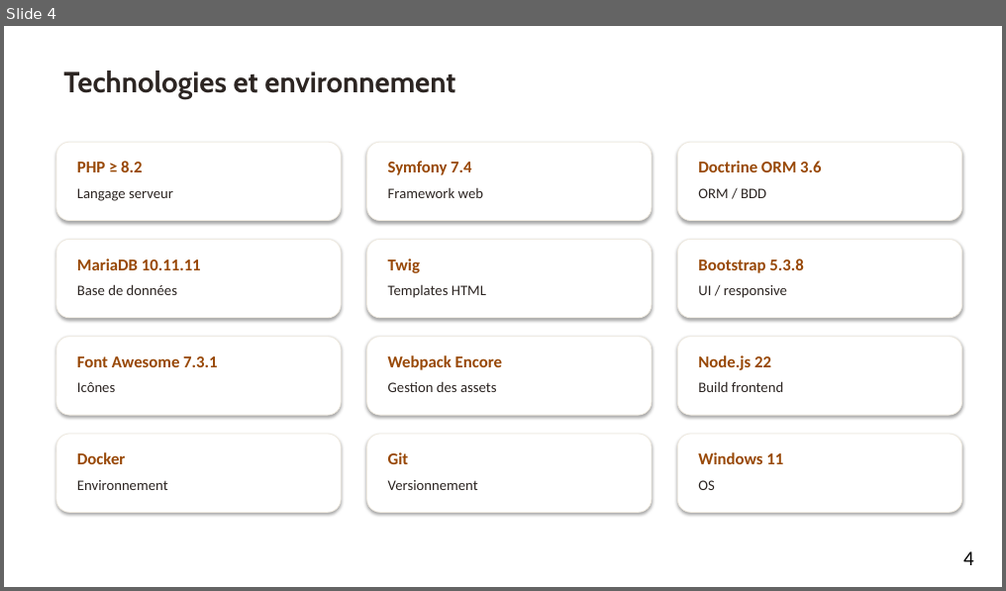
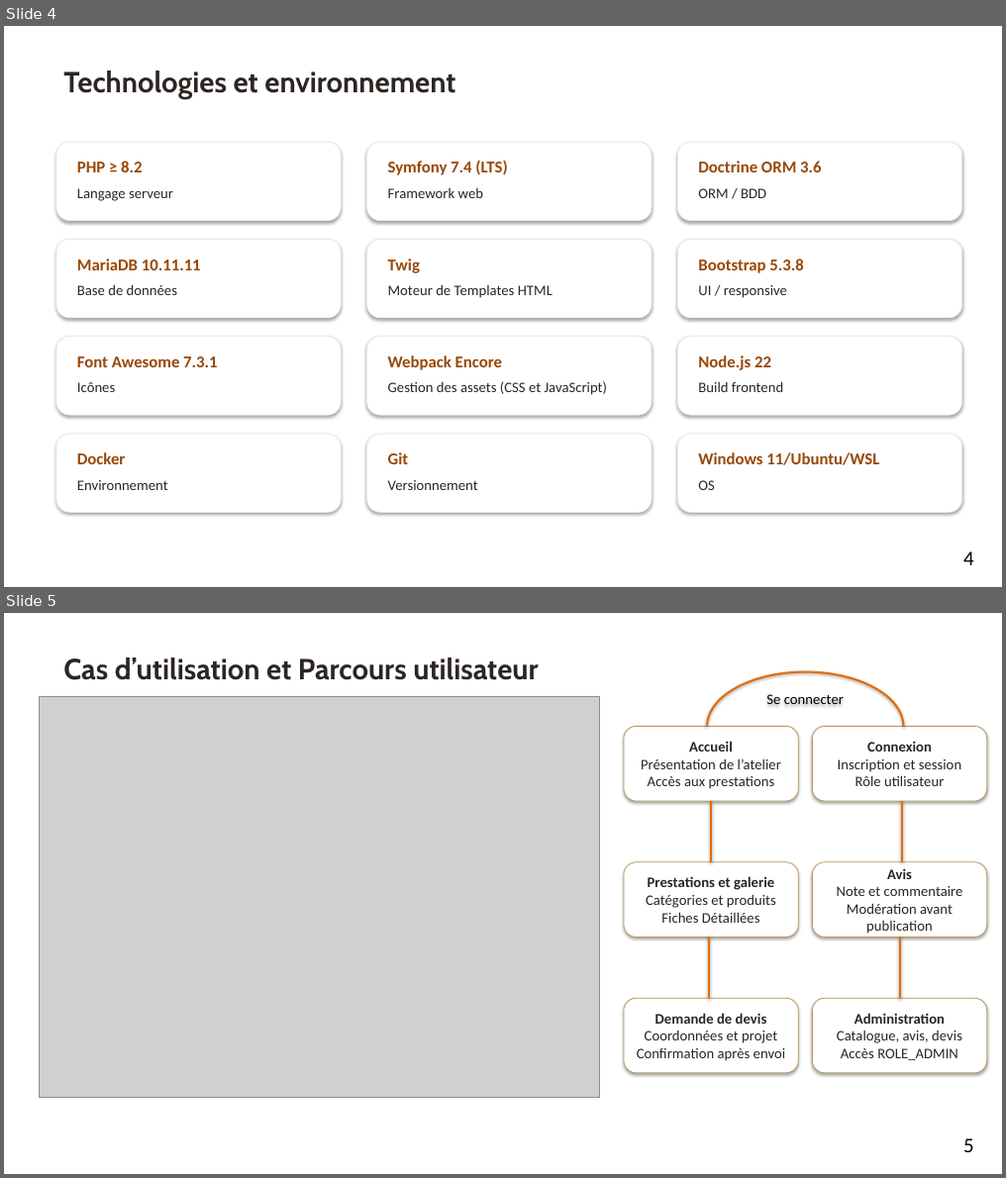
Before and after one commit to aureopires/projet_broderie, a slide deck: output/Aureo_Ruffier_Presentation_Projet.pptx. Shown one above the other, each under a label of ours: slide 4 before the commit, slides 4 and 5 after it. The pictures are 1006x591 and 1006x1178 pixels, drawn with LibreOffice and Linux fonts; fonts in the diff are those of the drawing; grey boxes stand for pictures; background and template pictures are left out. Boxes give left, top, right and bottom in pixels: in the first picture for what was removed or moved away, otherwise in the second. Text is boxed around its words. In the diff, an @@ line names an element or a change of style, - is before the commit and + after.

```diff
--- a/output/Aureo_Ruffier_Presentation_Projet.pptx
+++ b/output/Aureo_Ruffier_Presentation_Projet.pptx
@@ slide 5 added at (x1=4, y1=613, x2=1002, y2=1174), background picture (left out) @@
@@ text added at (x1=63, y1=658, x2=538, y2=680), 28 pt, text #2C2522, bold @@
+Cas d’utilisation et Parcours utilisateur
@@ picture added at (x1=40, y1=697, x2=599, y2=1097) @@
@@ arc (boxed as its full ellipse) added at (x1=707, y1=672, x2=903, y2=780), outline #E46C0A 2 pt, 14 pt, text #000000 @@
+Se connecter
@@ rounded rectangle added at (x1=624, y1=726, x2=798, y2=801), fill #FFFFFF, outline #B89753 0.75 pt, 14 pt, text #2C2522 @@
+Accueil
+Présentation de l’atelier
+Accès aux prestations
@@ rounded rectangle added at (x1=813, y1=726, x2=987, y2=801), fill #FFFFFF, outline #B89753 0.75 pt, 14 pt, text #2C2522 @@
+Connexion
+Inscription et session
+Rôle utilisateur
@@ line added from (712, 801) to (712, 862), #E46C0A 2 pt @@
@@ line added from (902, 801) to (902, 862), #E46C0A 2 pt @@
@@ rounded rectangle added at (x1=624, y1=862, x2=798, y2=937), fill #FFFFFF, outline #B89753 0.75 pt, 14 pt, text #2C2522 @@
+Prestations et galerie
+Catégories et produits
+Fiches Détaillées
@@ rounded rectangle added at (x1=813, y1=862, x2=987, y2=937), fill #FFFFFF, outline #B89753 0.75 pt, 14 pt, text #2C2522 @@
+Avis
+Note et commentaire
+Modération avant publication
@@ line added from (709, 937) to (709, 998), #E46C0A 2 pt @@
@@ line added from (900, 937) to (900, 998), #E46C0A 2 pt @@
@@ rounded rectangle added at (x1=624, y1=998, x2=798, y2=1073), fill #FFFFFF, outline #B89753 0.75 pt, 14 pt, text #2C2522 @@
+Demande de devis
+Coordonnées et projet
+Confirmation après envoi
@@ rounded rectangle added at (x1=813, y1=998, x2=987, y2=1073), fill #FFFFFF, outline #B89753 0.75 pt, 14 pt, text #2C2522 @@
+Administration
+Catalogue, avis, devis
+Accès ROLE_ADMIN
@@ page number added at (x1=963, y1=1139, x2=974, y2=1153), 20 pt, text #000000 @@
+5
@@ slide 4 changed as well @@
@@ text at (x1=388, y1=160, x2=507, y2=175): text changed @@
-Symfony 7.4
+Symfony 7.4 (LTS)
@@ text at (x1=388, y1=284, x2=552, y2=298): text changed @@
-Templates HTML
+Moteur de Templates HTML
@@ text at (x1=388, y1=381, x2=608, y2=395): text changed @@
-Gestion des assets
+Gestion des assets (CSS et JavaScript)
@@ text at (x1=698, y1=453, x2=879, y2=466): text changed @@
-Windows 11
+Windows 11/Ubuntu/WSL
```
Also in this commit, not shown: 12 other slides changed, 11 other slides added, 8 slides removed, 4 other files.
